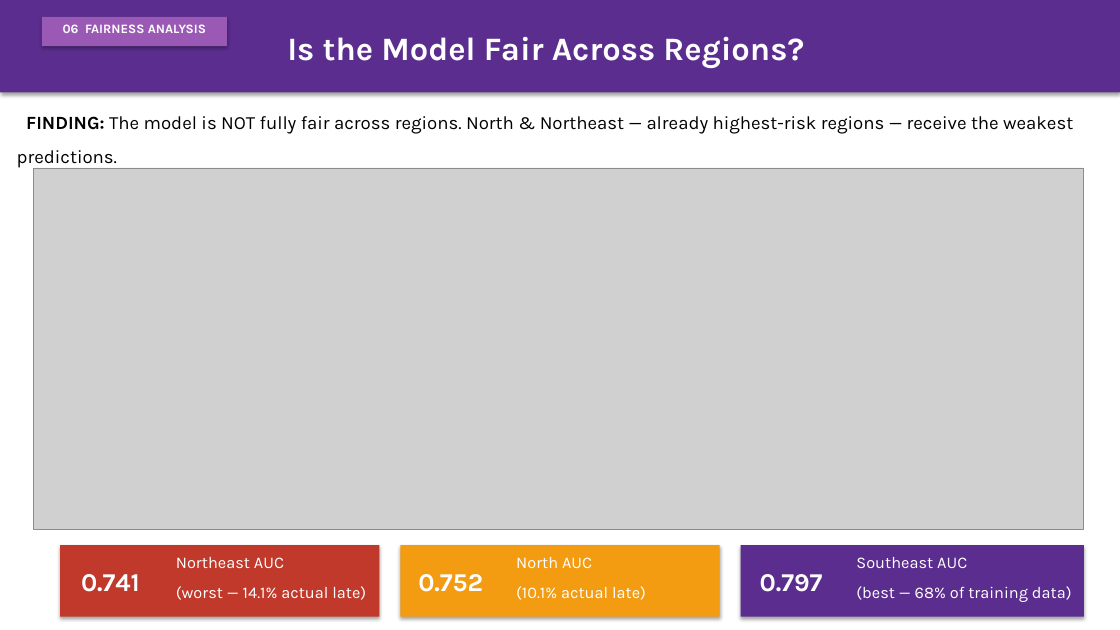
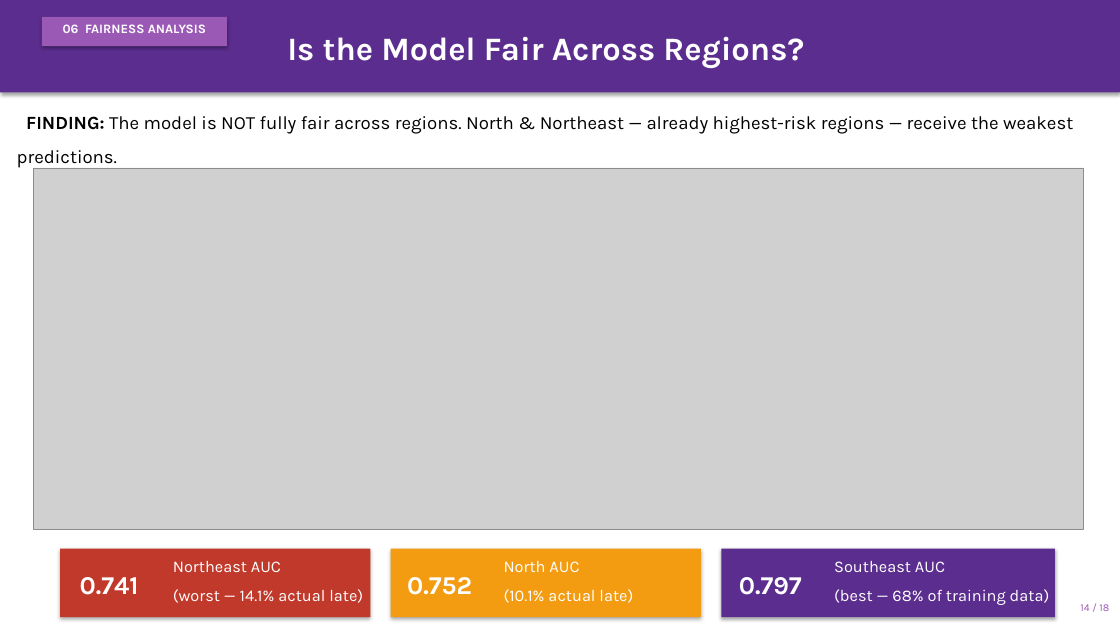
Before and after one commit to Alanood-Alyafeai/olist_analytics_AdvanceBusinessAnalytics_Project, a slide deck: slide 14 of Olist_Delivery_Intelligence_Presentation.pptx. Drawn at 1120x630 pixels with LibreOffice and Linux fonts; fonts in the diff are those of the drawing; grey boxes stand for pictures. Boxes give left, top, right and bottom in pixels: in the first picture for what was removed or moved away, otherwise in the second. Text is boxed around its words. In the diff, an @@ line names an element or a change of style, - is before the commit and + after.

```diff
--- a/Olist_Delivery_Intelligence_Presentation.pptx
+++ b/Olist_Delivery_Intelligence_Presentation.pptx
@@ rectangle: place and size @@
-rectangle at [60, 545, 379, 617]
+rectangle at [60, 549, 370, 618]
@@ text "Northeast AUC (worst — 14.1% ...": place and size @@
-text "Northeast AUC (worst — 14.1% ..." at [176, 557, 366, 600]
+text "Northeast AUC (worst — 14.1% ..." at [173, 561, 363, 603]
@@ text "0.752": place and size @@
-text "0.752" at [418, 574, 483, 592]
+text "0.752" at [407, 577, 472, 595]
@@ rectangle: place and size @@
-rectangle at [400, 545, 719, 617]
+rectangle at [391, 549, 701, 618]
@@ text "North AUC (10.1% actual late)": place and size @@
-text "North AUC (10.1% actual late)" at [516, 557, 646, 600]
+text "North AUC (10.1% actual late)" at [504, 561, 633, 603]
@@ text "0.797": place and size @@
-text "0.797" at [760, 574, 823, 592]
+text "0.797" at [739, 577, 802, 595]
@@ rectangle: place and size @@
-rectangle at [740, 545, 1084, 617]
+rectangle at [722, 549, 1055, 618]
@@ text "Southeast AUC (best — 68% ...": place and size @@
-text "Southeast AUC (best — 68% ..." at [856, 557, 1072, 602]
+text "Southeast AUC (best — 68% ..." at [834, 561, 1050, 605]
@@ text added at [1080, 604, 1109, 611], 9 pt, text #9B59B6 @@
+14 / 18
```
Also in this commit, not shown: 15 other slides changed, 8 other files.
